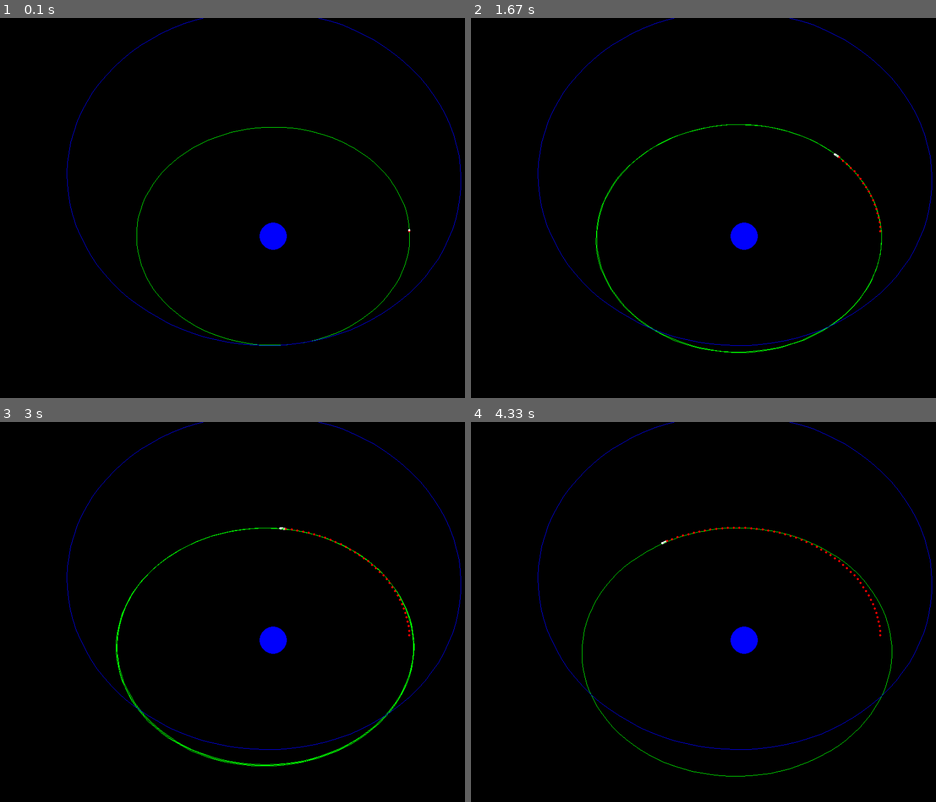
Above: before the commit, frames 1-4 (two rows, left to right).
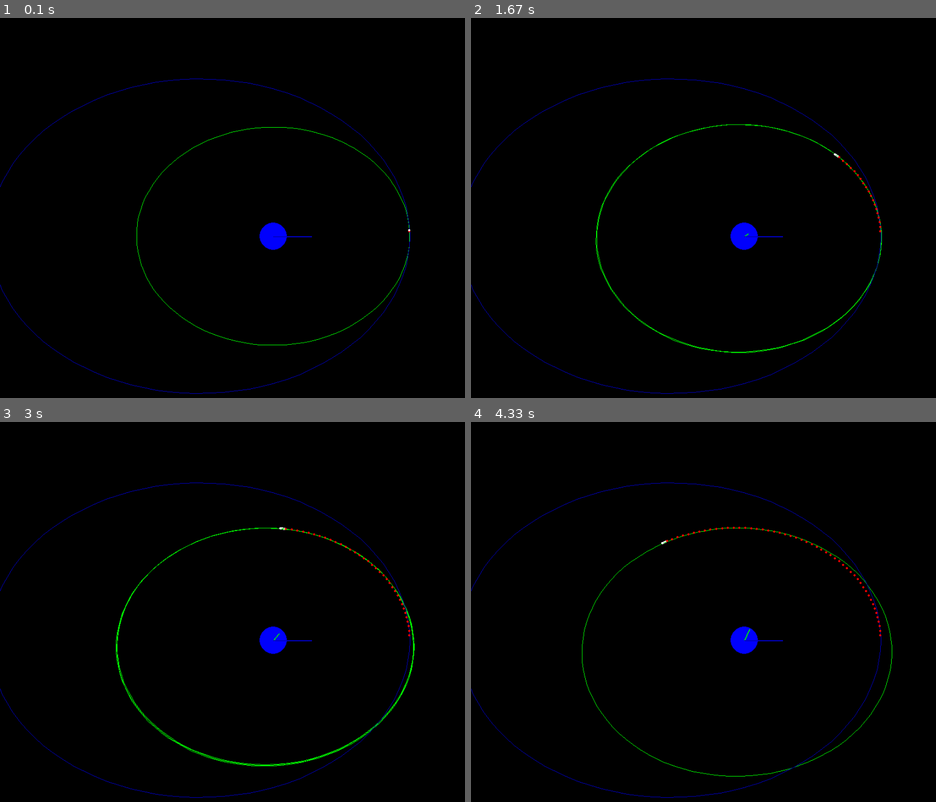
Above: after the commit, the same moments.

Repository: degtrdg/hohmann-transfer-rl
Game: pygame game, started from game.py
Same seed, same stepped clock (60 frames per second), same inputs: the game is played once before the commit and once after it.
Inputs:
- Up to frame 1 (0.1 s): no input
- Up to frame 2 (1.67 s): tap Space at 0.33, 0.73, 1.03, 1.23, 1.57 s
- Up to frame 3 (3 s): tap Space at 1.87, 2.07, 2.37, 2.63, 2.97 s
- Up to frame 4 (4.33 s): tap Space at 3.27, 3.4, 3.8, 4.1 s

The runs differ from the first frame. In frame 1, 1.2% of the frame differs, in the area x 0-100%, y 0-99%; in frame 2, 1.2%; in frame 3, 1.2%; in frame 4, 1.2%.

Commit message:
Added eccentricity vectors

Diff:
--- a/game.py
+++ b/game.py
@@ -7,7 +7,9 @@
 STEP = 5  # Draw a trail dot every 5 frames
 MAX_TRAIL_LENGTH = 500  # Maximum number of points in the trail
 PREDICTED_ORBIT_COLOR = (0, 255, 0)  # Green color for the orbit
-TARGET_ORBIT_COLOR = (0, 0, 255)  # Red color for the orbit
+TARGET_ORBIT_COLOR = (0, 0, 200)  # Blue color for the orbit
+# Scaling factor for eccentricity vector
+ECCENTRICITY_SCALE = 200
 
 # Scale factors for game dimensions and elements
 SCALE_FACTOR = 0.5  # adjust this value to get the right fit on your screen
@@ -35,7 +37,7 @@
 
 # Create the environment
 env = SimpleBurnEnv()
-state, info = env.reset()
+state, info = env.reset(theta=0)
 
 # Run the game loop
 running = True
@@ -58,8 +60,10 @@
     a = env.orbit_state[3]
     predicted_orbit = om.orbit_trajectory(e, a) # ellipse
     predicted_orbit = (predicted_orbit / env.a0).T * (CENTER_POINT * (1 - 2 * PADDING)) + CENTER_POINT
-    target_orbit = om.orbit_trajectory(env.target[0],env.target[1])
+    predicted_eccentricity_vector = e * ECCENTRICITY_SCALE
+    target_orbit = om.orbit_trajectory(env.target[0], env.target[1])
     target_orbit = (target_orbit / env.a0).T * (CENTER_POINT * (1 - 2 * PADDING)) + CENTER_POINT
+    target_eccentricity_vector = env.target[0] * ECCENTRICITY_SCALE
 
     # Store the previous states
     if iteration % STEP == 0 and iteration != 0:
@@ -77,6 +81,12 @@
 
     # Draw the target orbit
     pygame.draw.lines(win, TARGET_ORBIT_COLOR, False, target_orbit.astype(int), 1)
+
+    # Draw the eccentricity vectors
+    pygame.draw.line(win, PREDICTED_ORBIT_COLOR, CENTER_POINT.astype(int),
+                     (CENTER_POINT + predicted_eccentricity_vector).astype(int), 2)
+    pygame.draw.line(win, TARGET_ORBIT_COLOR, CENTER_POINT.astype(int),
+                     (CENTER_POINT + target_eccentricity_vector).astype(int), 2)
 
     # Draw the rocket's path
     for point in prev_states:
